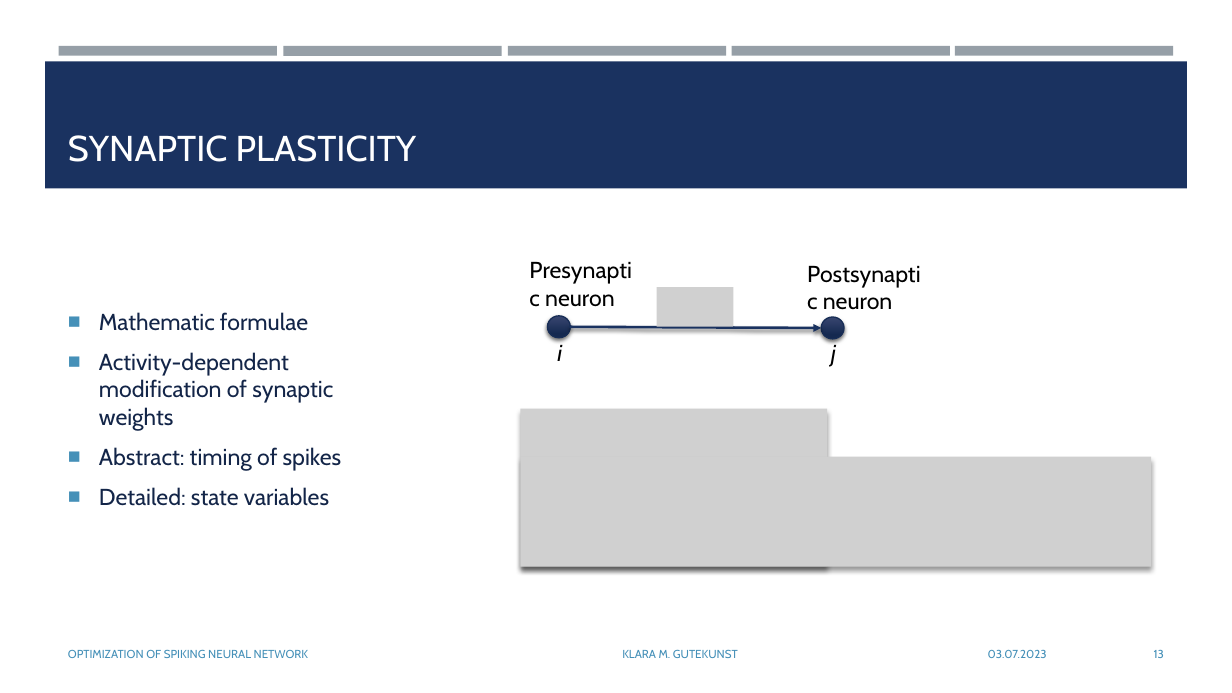
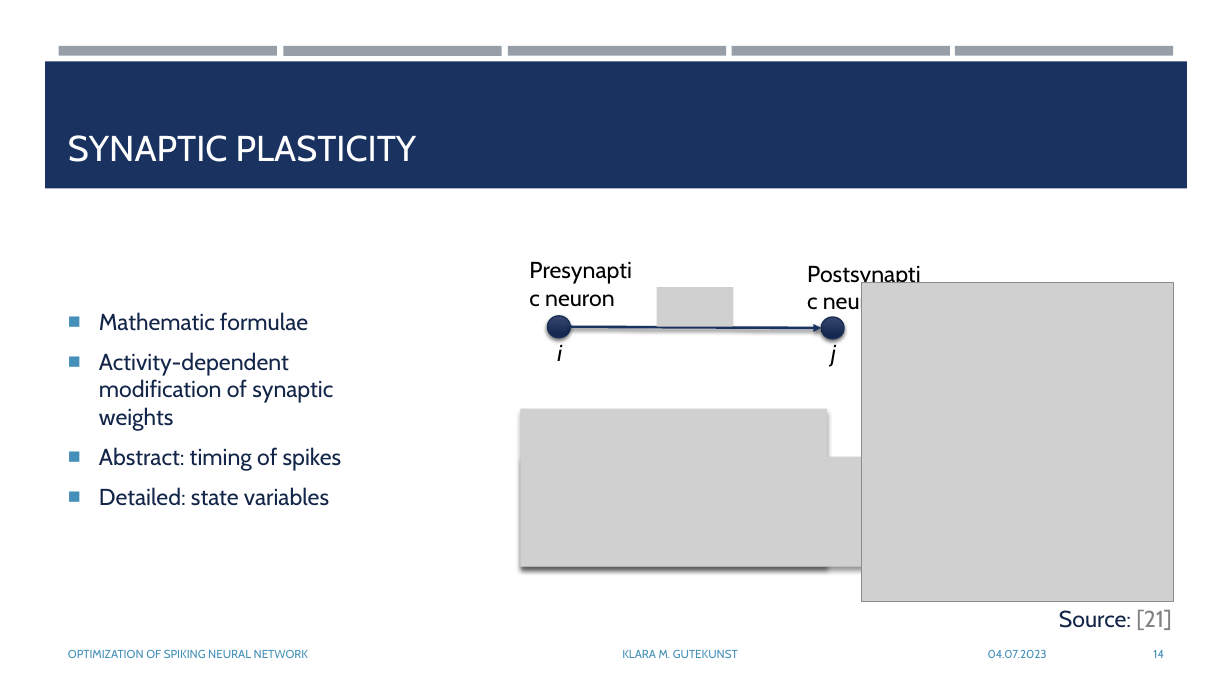
Before and after one commit to KlaraGtknst/bachelor-seminar-kde, a slide deck: slide 14 of Gutekunst_Seminar_KDE.pptx (slide 13 before the commit). Drawn at 1232x693 pixels with LibreOffice and Linux fonts; fonts in the diff are those of the drawing; grey boxes stand for pictures. Boxes give left, top, right and bottom in pixels: in the first picture for what was removed or moved away, otherwise in the second. Text is boxed around its words. In the diff, an @@ line names an element or a change of style, - is before the commit and + after.

```diff
--- a/Gutekunst_Seminar_KDE.pptx
+++ b/Gutekunst_Seminar_KDE.pptx
@@ picture added at bbox=[861, 283, 1174, 602] @@
@@ text added at bbox=[1059, 609, 1172, 630], 18 pt, text #142648 @@
+Source: [21]
@@ text at bbox=[988, 650, 1047, 658]: text changed @@
-03.07.2023
+04.07.2023
@@ page number at bbox=[1153, 650, 1164, 658]: text changed @@
-13
+14
```
Also in this commit, not shown: 17 other slides changed, 2 slides added, 1 slide removed, 1 other file.
